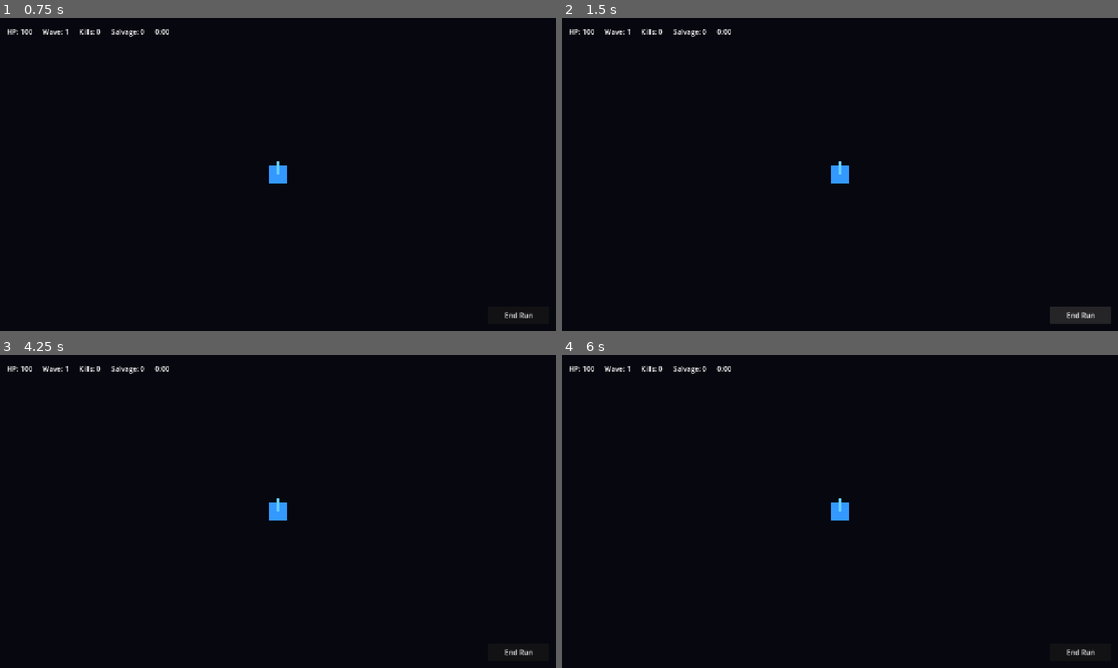
Above: before the commit, frames 1-4 (two rows, left to right).
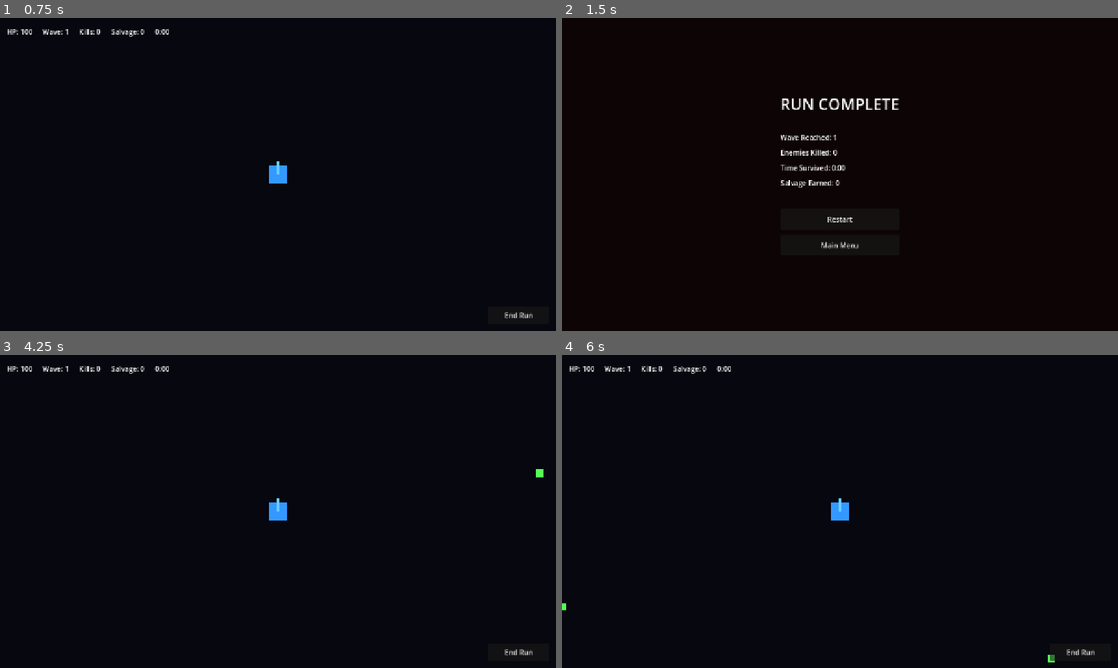
Above: after the commit, the same moments.

Repository: Mnehmos/corehold
Game: Godot game, scene res://scenes/MainMenu.tscn
Two runs of this game, one before a commit and one after it. Both use one fixed random seed, a clock stepped at 60 frames per second and the inputs below.
Inputs (mouse positions are in pixels of both pictures, inside the frame that each line leads up to):
- Up to frame 1 (0.75 s): click "Start Run" at 0.5 s
- Up to frame 2 (1.5 s): click "End Run" at 1.25 s
- Up to frame 3 (4.25 s): click (278, 555) at 2 s, where only the run after the commit has a clickable "Restart"; click "End Run" at 2.75 s; click (278, 555) at 3.5 s, where only the run after the commit has a clickable "Restart"
- Up to frame 4 (6 s): click "End Run" at 4.25 s; click (840, 555) at 5 s, where only the run after the commit has a clickable "Restart"; tap Enter at 5.75 s

Frame 1 is identical in both runs. In frame 2, 2.2% of the frame differs, in the area x 1-99%, y 3-98%; in frame 3, less than 0.1%; in frame 4, less than 0.1%.
Error before the commit: Parse Error: Identifier "JsonLoader" not declared in the current scope. (res://scripts/core/GameState.gd:34)

Commit message:
fix: resolve GDScript class_name resolution failures
- Register Constants as autoload singleton (project.godot)
- Remove class_name from Constants.gd (conflicts with autoload)
- Inline JSON loading into GameState.gd (eliminates JsonLoader dependency)
- Change JsonLoader to extend RefCounted instead of Node (utility class)

Diff:
--- a/project.godot
+++ b/project.godot
@@ -31,6 +31,7 @@
 EventBus="*res://scripts/core/EventBus.gd"
 GameState="*res://scripts/core/GameState.gd"
 RunState="*res://scripts/core/RunState.gd"
+Constants="*res://scripts/core/Constants.gd"
 
 [input]
 
--- a/scripts/core/Constants.gd
+++ b/scripts/core/Constants.gd
@@ -11,8 +11,9 @@
 # - Add or update tests when practical.
 # - Update docs when behavior, architecture, setup, or data formats change.
 
-class_name Constants
+extends Node
 ## Game-wide constants and tuning values.
+## Registered as an Autoload singleton in project.godot.
 
 # Arena
 const ARENA_WIDTH: int = 1280
--- a/scripts/core/GameState.gd
+++ b/scripts/core/GameState.gd
@@ -31,11 +31,35 @@
 	_load_game_data()
 
 func _load_game_data() -> void:
-	weapons_data = JsonLoader.load_data_array("weapons.json")
-	enemies_data = JsonLoader.load_data_array("enemies.json")
-	upgrades_data = JsonLoader.load_data_array("upgrades.json")
-	waves_data = JsonLoader.load_json("res://data/waves.json")
+	weapons_data = _load_data_array("weapons.json")
+	enemies_data = _load_data_array("enemies.json")
+	upgrades_data = _load_data_array("upgrades.json")
+	waves_data = _load_json("res://data/waves.json")
 	_validate_loaded_data()
+
+static func _load_json(file_path: String) -> Dictionary:
+	if not FileAccess.file_exists(file_path):
+		push_error("GameState: Data file not found: %s" % file_path)
+		return {}
+	var file: FileAccess = FileAccess.open(file_path, FileAccess.READ)
+	if file == null:
+		push_error("GameState: Failed to open: %s" % file_path)
+		return {}
+	var json_string: String = file.get_as_text()
+	file.close()
+	var json: JSON = JSON.new()
+	if json.parse(json_string) != OK:
+		push_error("GameState: Parse error in %s at line %d: %s" % [file_path, json.get_error_line(), json.get_error_message()])
+		return {}
+	return json.get_data()
+
+static func _load_data_array(file_name: String) -> Array:
+	var data: Dictionary = _load_json("res://data/%s" % file_name)
+	if data.is_empty():
+		return []
+	if data.has("items"):
+		return data["items"]
+	return []
 
 func _validate_loaded_data() -> void:
 	if weapons_data.is_empty():
--- a/scripts/util/JsonLoader.gd
+++ b/scripts/util/JsonLoader.gd
@@ -11,7 +11,7 @@
 # - Add or update tests when practical.
 # - Update docs when behavior, architecture, setup, or data formats change.
 
-extends Node
+extends RefCounted
 ## JSON data loader utility. Loads game data from the /data directory.
 
 static func load_json(file_path: String) -> Dictionary:
